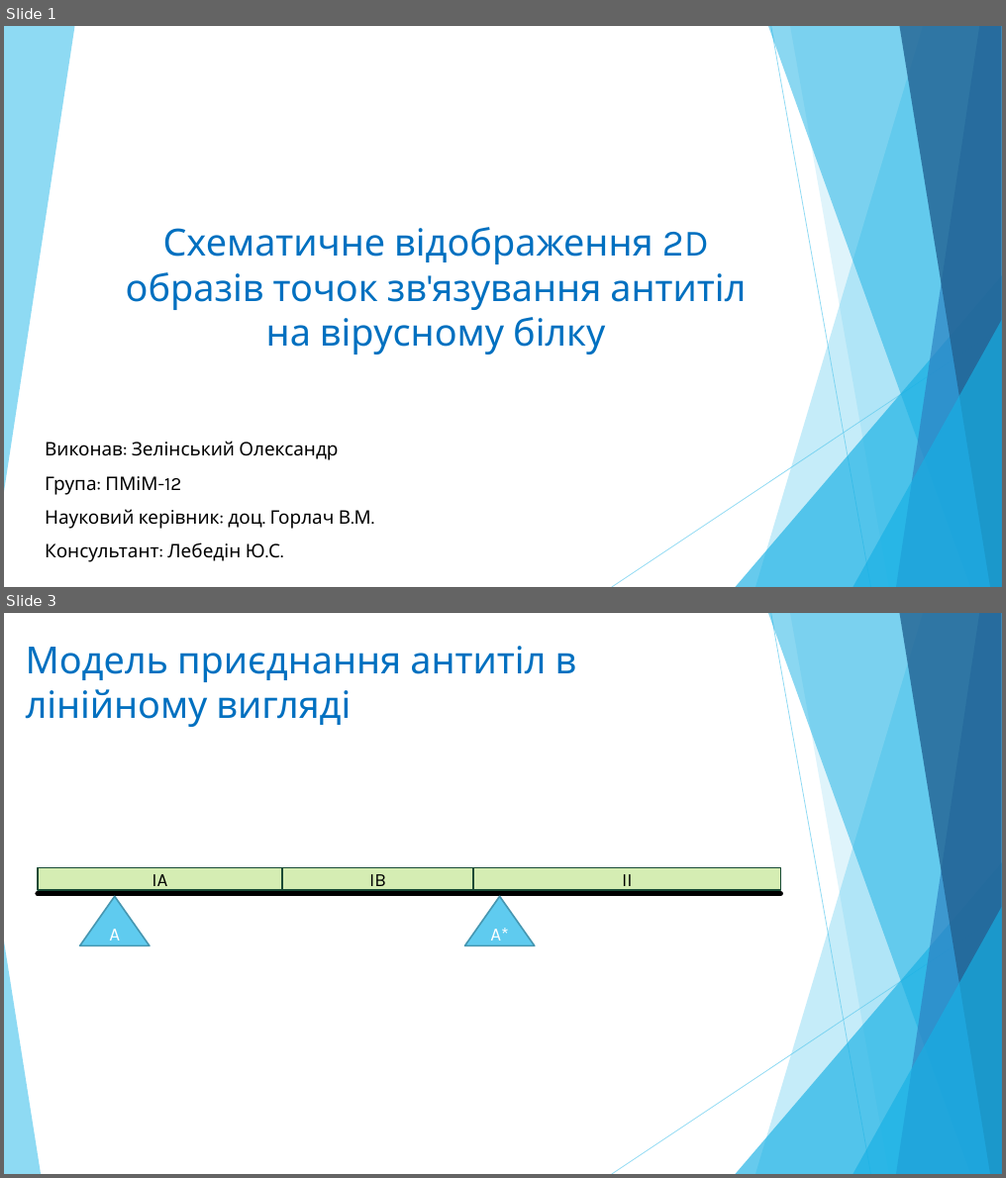
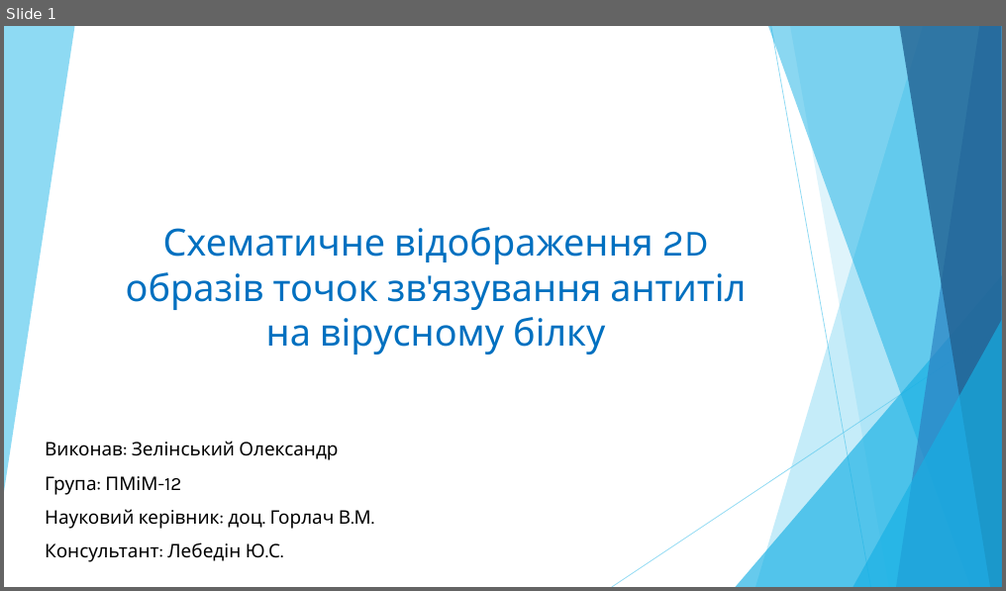
Before and after one commit to zelo2000/Xema, a slide deck: Documents/Presentation_1.pptx. Shown one above the other, each under a label of ours: slides 1 and 3 before the commit, slide 1 after it; the slides between them are not shown. The pictures are 1006x1178 and 1006x591 pixels, drawn with LibreOffice and Linux fonts; fonts in the diff are those of the drawing. Boxes give left, top, right and bottom in pixels: in the first picture for what was removed or moved away, otherwise in the second. Text is boxed around its words. In the diff, an @@ line names an element or a change of style, - is before the commit and + after.

```diff
--- a/Documents/Presentation_1.pptx
+++ b/Documents/Presentation_1.pptx
@@ slide 3 removed at bbox=[4, 613, 1002, 1174], background #FFFFFF; not listed: 9 template elements that a slide beside it also shows @@
@@ text removed at bbox=[26, 646, 577, 727] @@
-Модель приєднання антитіл в лінійному вигляді
@@ rectangle removed at bbox=[38, 868, 282, 891] @@
-IA
@@ rectangle removed at bbox=[282, 868, 473, 891] @@
-IB
@@ rectangle removed at bbox=[473, 868, 781, 891] @@
-II
@@ line removed from (38, 894) to (781, 894) @@
@@ triangle removed at bbox=[79, 897, 150, 947] @@
-A
@@ triangle removed at bbox=[465, 897, 535, 947] @@
-A*
@@ triangle removed at bbox=[4, 942, 41, 1174] @@
```
Also in this commit, not shown: 4 slides changed, 9 other files.
